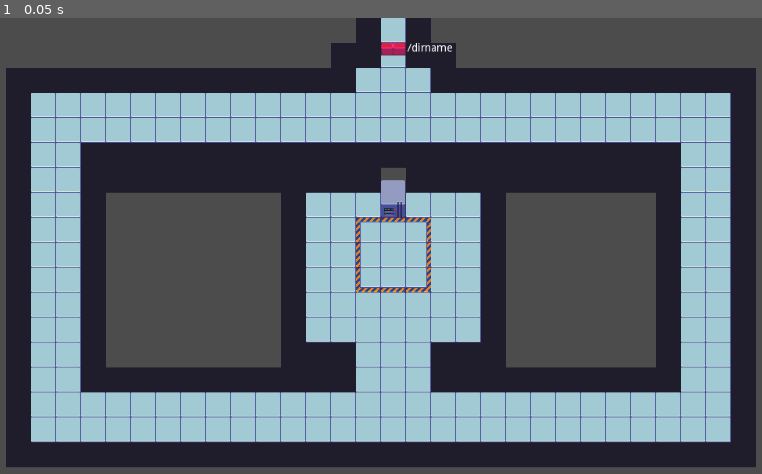
Above: before the commit, frame 1.
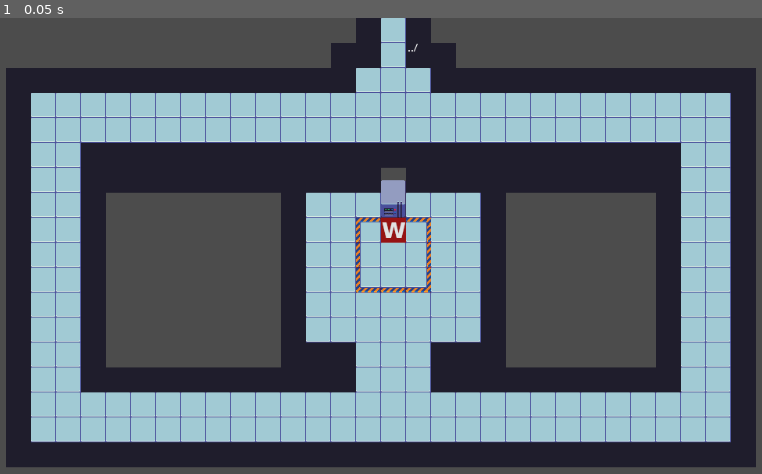
Above: after the commit, the same moment.

Repository: diogojs/ggj2023
Game: Godot game, scene res://rooms/root/kernel/room.tscn
Same seed, same stepped clock (60 frames per second), same inputs: the game is played once before the commit and once after it. This scene is started directly instead of the project's main scene.
Inputs:
- Up to frame 1 (0.05 s): no input

The runs differ from the first frame. In frame 1, 0.3% of the frame differs, in the area x 50-60%, y 5-50%.

Commit message:
Win situation

Diff:
--- a/source/main/Terminal.gd
+++ b/source/main/Terminal.gd
@@ -33,7 +33,7 @@
 
 func _validate(command: String) -> bool:
 	var exec = command.substr(0, command.find(" "))
-	return exec in ["cat", "copy", "paste", "chmod"]
+	return exec in ["cat", "copy", "paste", "chmod", "sudo"]
 
 func run_command(command: String) -> String:
 	var exec_end = command.find(" ")
@@ -64,3 +64,9 @@
 			if computer.unlock_sys_dir():
 				return " Permissions changed succesfully"
 	return " Nothing happened"
+
+func sudo(args: Array):
+	if args.size() == 2:
+		if args[0] == "apt" and args[1] == "upgrade":
+			add_text("System upgraded successfully! OS Restored!\nCongratulations on completing the game.\nCredits:\nDiogo Junior de Souza\nRafael Gaúna Trindade\nVinicius Mateus Dreifke")
+	return " Nothing happened"
--- a/source/rooms/root/kernel/room.tscn
+++ b/source/rooms/root/kernel/room.tscn
@@ -1,6 +1,7 @@
-[gd_scene load_steps=4 format=2]
+[gd_scene load_steps=5 format=2]
 
 [ext_resource path="res://tilemap/scenary.tres" type="TileSet" id=1]
+[ext_resource path="res://permissions/write.tscn" type="PackedScene" id=2]
 [ext_resource path="res://door/Door.tscn" type="PackedScene" id=3]
 [ext_resource path="res://rooms/Room.gd" type="Script" id=4]
 
@@ -17,6 +18,10 @@
 [node name="Door2" parent="." instance=ExtResource( 3 )]
 position = Vector2( 512, 32 )
 dir_name = ".."
+is_locked = false
+
+[node name="Label" parent="Door2" index="5"]
+text = "../"
 
 [node name="TileMap" type="TileMap" parent="."]
 z_index = -7
@@ -25,3 +30,8 @@
 show_collision = true
 format = 1
 tile_data = PoolIntArray( -65521, 0, 65539, -65520, 0, 65539, -65519, 0, 65539, 15, 0, 65539, 16, 0, 65542, 17, 0, 6553 …(7143 unchanged characters)…
+
+[node name="Write" parent="." instance=ExtResource( 2 )]
+position = Vector2( 528, 272 )
+
+[editable path="Door2"]
